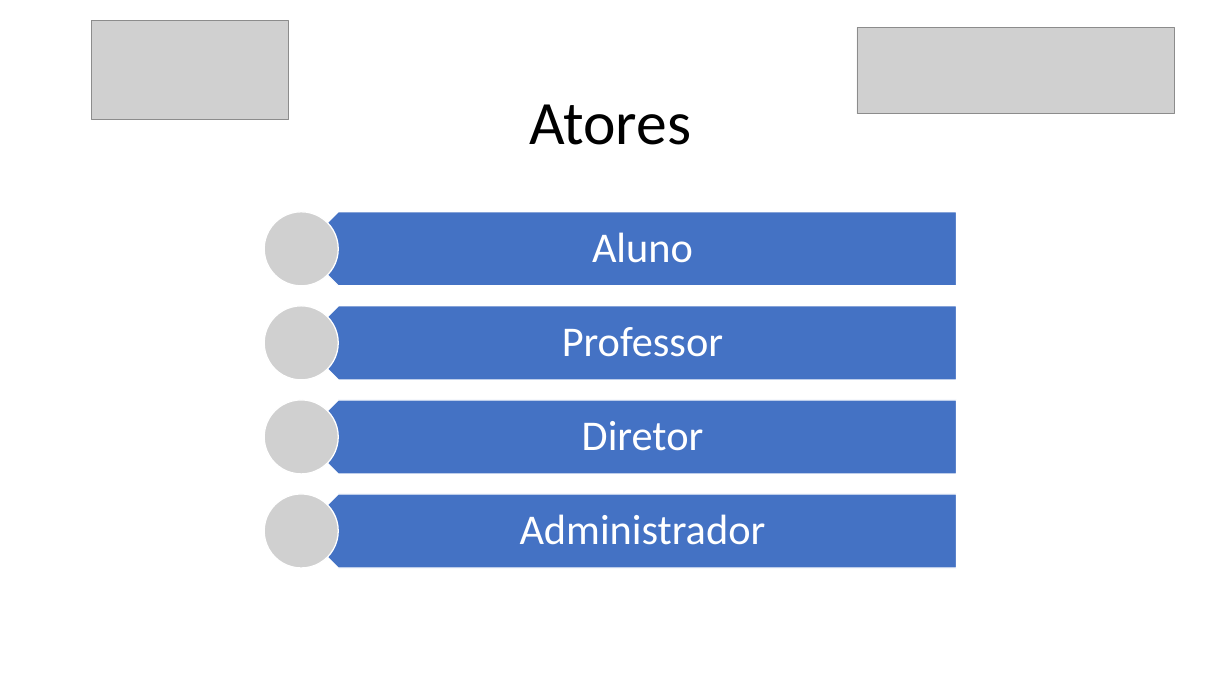
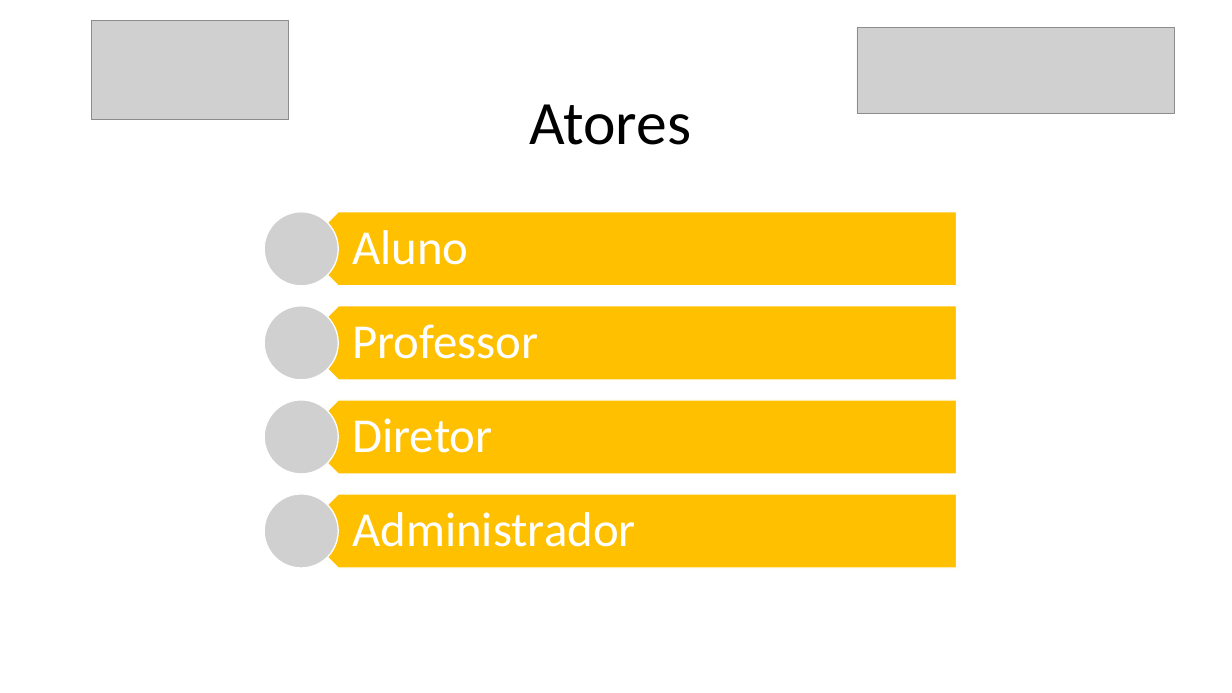
Before and after one commit to danilovaz7/curso-tecnico, a slide deck: slide 13 of liceu/3semestre/projeto integrador/tcc slide.pptx. Drawn at 1232x693 pixels with LibreOffice and Linux fonts; fonts in the diff are those of the drawing; grey boxes stand for pictures. Boxes give left, top, right and bottom in pixels: in the first picture for what was removed or moved away, otherwise in the second. Text is boxed around its words. In the diff, an @@ line names an element or a change of style, - is before the commit and + after.

```diff
--- a/liceu/3semestre/projeto integrador/tcc slide.pptx
+++ b/liceu/3semestre/projeto integrador/tcc slide.pptx
@@ fill #4472C4 to #FFC000 in 4 elements at bbox=[301, 212, 957, 286], bbox=[301, 306, 957, 380], bbox=[301, 400, 957, 474], bbox=[301, 494, 957, 568] @@
@@ size 33 to 38 pt; alignment centre to justified; more space between paragraphs in 4 elements at bbox=[352, 230, 468, 265], bbox=[352, 324, 538, 359], bbox=[352, 418, 492, 453], bbox=[352, 512, 635, 547] @@
```
Also in this commit, not shown: 10 other slides changed.
